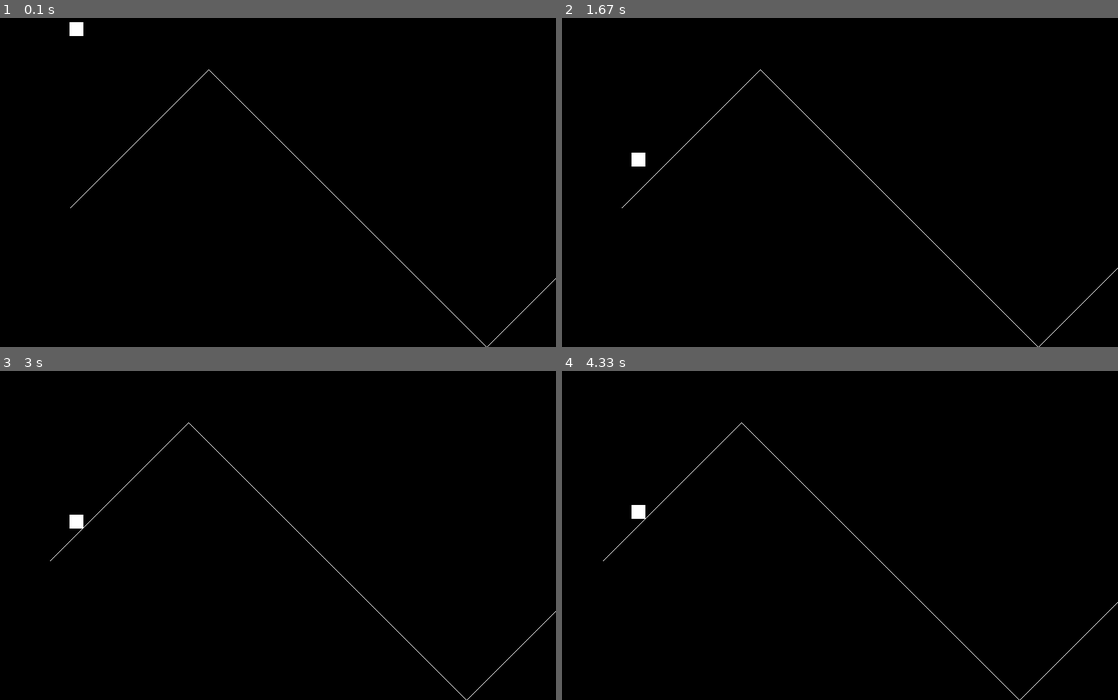
Above: before the commit, frames 1-4 (two rows, left to right).
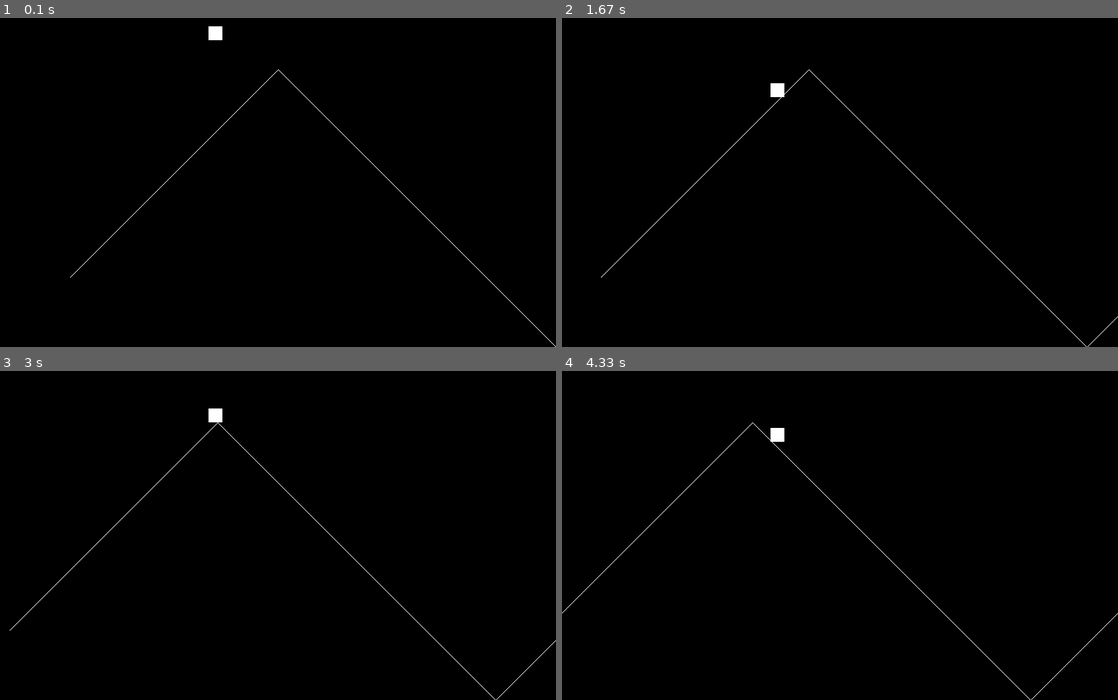
Above: after the commit, the same moments.

Repository: devsalmon/Pygame-Project
Game: pygame game, started from Rider.py
The game is run twice, just before and just after one commit, with the same random seed, the same clock (stepped at 60 frames per second) and the same inputs.
Inputs:
- Up to frame 1 (0.1 s): no input
- Up to frame 2 (1.67 s): tap Space at 0.33, 0.73, 1.03, 1.23, 1.57 s
- Up to frame 3 (3 s): tap Space at 1.87, 2.07, 2.37, 2.63, 2.97 s
- Up to frame 4 (4.33 s): tap Space at 3.27, 3.4, 3.8, 4.1 s

The runs differ from the first frame. In frame 1, 0.6% of the frame differs, in the area x 12-100%, y 1-100%; in frame 2, 0.6%; in frame 3, 0.6%; in frame 4, 0.6%, in the area x 0-100%, y 15-100%.

Commit message:
fixedcollision1
Problem where player could not go below where first path square spawned.

Diff:
--- a/Rider.py
+++ b/Rider.py
@@ -22,7 +22,7 @@
 ## -- Define the class Player which is a sprite
 class Player(pygame.sprite.Sprite):
     # Define the constructor for Player
-    def __init__(self, xpos, ypos):
+    def __init__(self):
 
         # Call the sprite constructor
         super().__init__()
@@ -33,8 +33,8 @@
         self.image.fill(WHITE)
         # Set the position of the sprite
         self.rect = self.image.get_rect()
-        self.rect.x = xpos
-        self.rect.y = ypos
+        self.rect.x = 300
+        self.rect.y = 20
         self.v_gravity = 1
         self.h_speed = 0
 
@@ -43,7 +43,7 @@
         self.rect.y = self.rect.y + self.v_gravity
         #Reset position of Player once off the screen
         if self.rect.y >= size[1]:
-            self.rect.x = 100
+            self.rect.x = 300
             self.rect.y = 20
     #End Method
 
@@ -77,7 +77,6 @@
 
     def scroll(self, val):
         self.x_speed = val
-    # End Method
 
 # End Path class
 
@@ -87,12 +86,14 @@
 path_group = pygame.sprite.Group()
 
 # Create the Objects
-my_Player = Player(100, 20)
+my_Player = Player()
 all_sprites_group.add(my_Player)
 
-my_Path = Path(100, 300)
+my_Path = Path(100, 400)
 path_group.add(my_Path)
 all_sprites_group.add(my_Player)
+
+#Functions
 
 # -- Manages how fast screen refreshes
 clock = pygame.time.Clock()
@@ -100,8 +101,8 @@
 # -- Exit game flag set to false
 done = False
 
-    # SPAWN RAMP
-for count in range(5000):
+# SPAWN RAMP
+for count in range(1000):
     if my_Path.rect.y <= 100:
         turnDown = True
     if my_Path.rect.y >= 500:
@@ -111,7 +112,6 @@
         my_Path = Path(my_Path.rect.x + my_Path.rect.width, my_Path.rect.y - 1)
         path_group.add(my_Path)
         all_sprites_group.add(my_Path)
-        #print(my_Player.rect.y)
     if turnDown == True:
         #Makes ramp go down
         my_Path = Path(my_Path.rect.x + my_Path.rect.width, my_Path.rect.y + 1)
@@ -121,6 +121,7 @@
 
 ### -- Game Loop
 while not done:
+    print(my_Player.rect.y)
 
     # -- User inputs here
     for event in pygame.event.get():
@@ -130,8 +131,9 @@
             if event.key == pygame.K_SPACE: # - If the left key pressed
                 for foo in path_group:
                     #if foo.rect ==
-                    foo.scroll(1)
+                    foo.scroll(3)
                     #foo.rect.y += 10
+                #Next
                 #my_Path.scroll(1)
                 #my_Player.player_set_speed(2) # - Speed set to 4
         elif event.type == pygame.KEYUP: # - A key released
@@ -139,10 +141,10 @@
                 for foo in path_group:
                     foo.scroll(0)
                 #my_Player.player_set_speed(0) # Speed set to 0
-
-                #Endif
+                #Next
             #Endif
         #Endif
+    #Next
 
 # -- Game logic goes after this comment
 
@@ -161,7 +163,7 @@
         #my_Player.rect.y = player_path_collision_group[0].rect.top
         #my_Player.rect.y - 1
     else:
-        my_Player.player_set_v_gravity(2)
+        my_Player.player_set_v_gravity(3)
     #Endif
 
 # -- Screen background is BLACK
